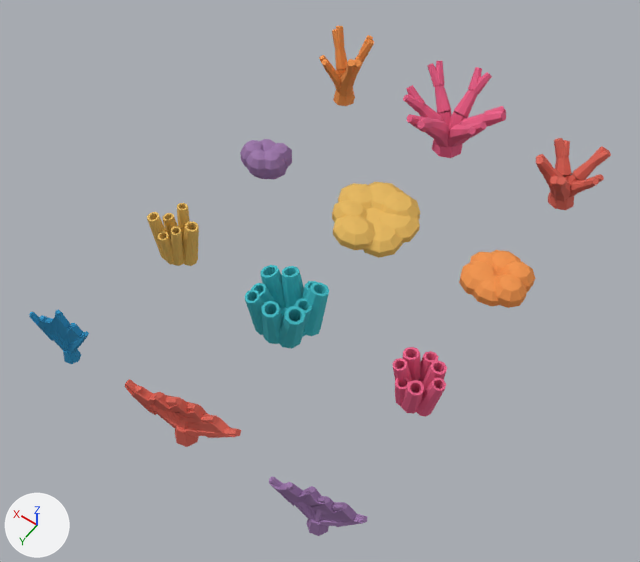
A saved change to the Blender file assets/faf/coral/coral_001_to_004_family.blend.
Before and after are seen from a 50 mm camera at (-3.98, 8.71, 8.9) aimed at (-0.01, 3.16, 0.17). The axes (+X, +Y, +Z) are drawn at lower left. The lights are the same throughout. The first picture is the older version.

Objects in the first picture: 'review__coral_001a_branching', 'review__coral_001b_branching', 'review__coral_001c_branching', 'review__coral_002a_rounded', 'review__coral_002b_rounded', 'review__coral_002c_rounded', 'review__coral_003a_tube', 'review__coral_003b_tube', 'review__coral_003c_tube', 'review__coral_004a_fan', 'review__coral_004b_fan', 'review__coral_004c_fan'.
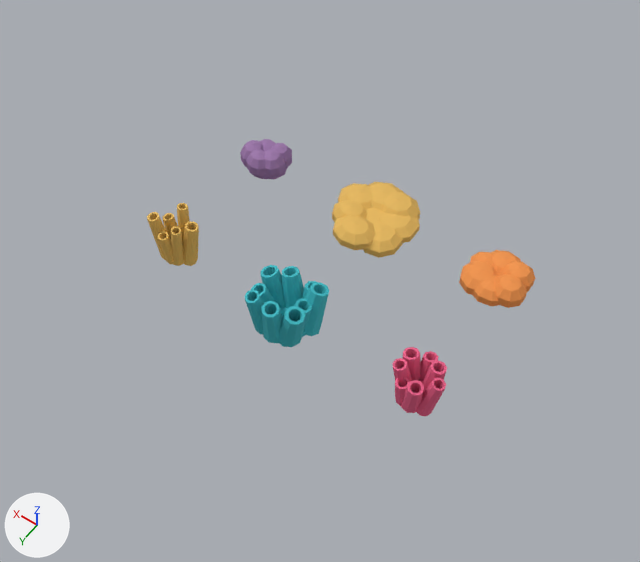
Location of each change, [x1, y1, x2, y2] in pixels of the pictures (640 x 562 px):
'review__coral_001b_branching', hidden (pink): before [403, 61, 506, 158]
'review__coral_004b_fan', hidden (red): before [125, 379, 241, 447]
'review__coral_001a_branching', hidden (red): before [536, 138, 611, 210]
'review__coral_004a_fan', hidden (purple): before [269, 477, 368, 536]
'review__coral_001c_branching', hidden (orange): before [319, 26, 374, 106]
'review__coral_004c_fan', hidden (blue): before [29, 310, 89, 364]

What changed in the scene script:
```text
Change ob_review__coral_001a_branching:
    add ob_review__coral_001a_branching.hide_set(True)
Change ob_review__coral_001b_branching:
    add ob_review__coral_001b_branching.hide_set(True)
Change ob_review__coral_001c_branching:
    add ob_review__coral_001c_branching.hide_set(True)
Change ob_review__coral_004a_fan:
    add ob_review__coral_004a_fan.hide_set(True)
Change ob_review__coral_004b_fan:
    add ob_review__coral_004b_fan.hide_set(True)
Change ob_review__coral_004c_fan:
    add ob_review__coral_004c_fan.hide_set(True)
```
